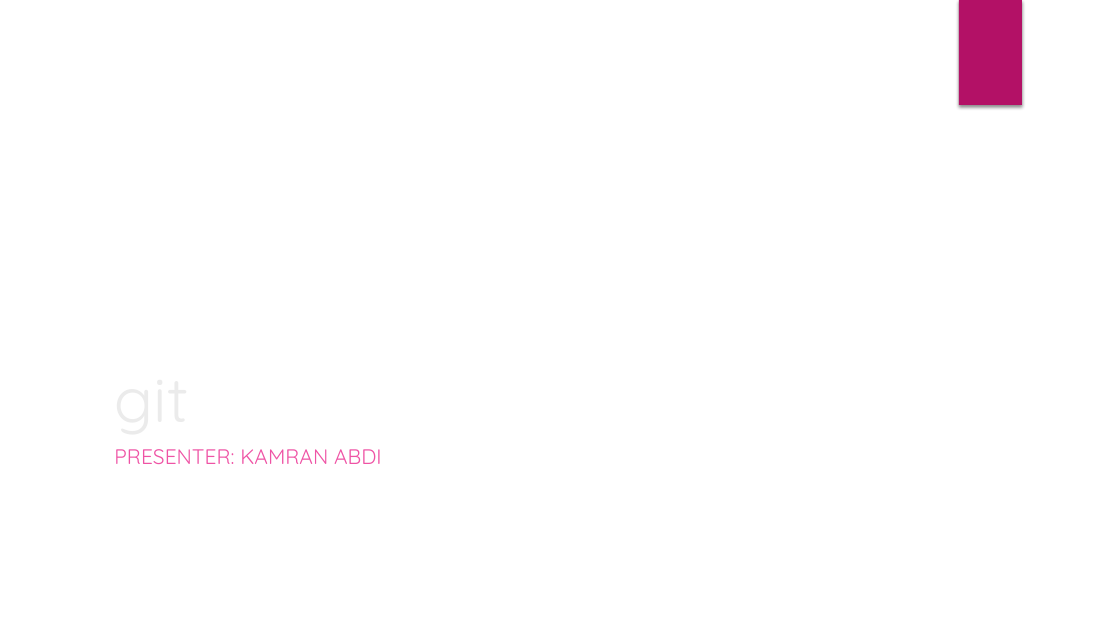
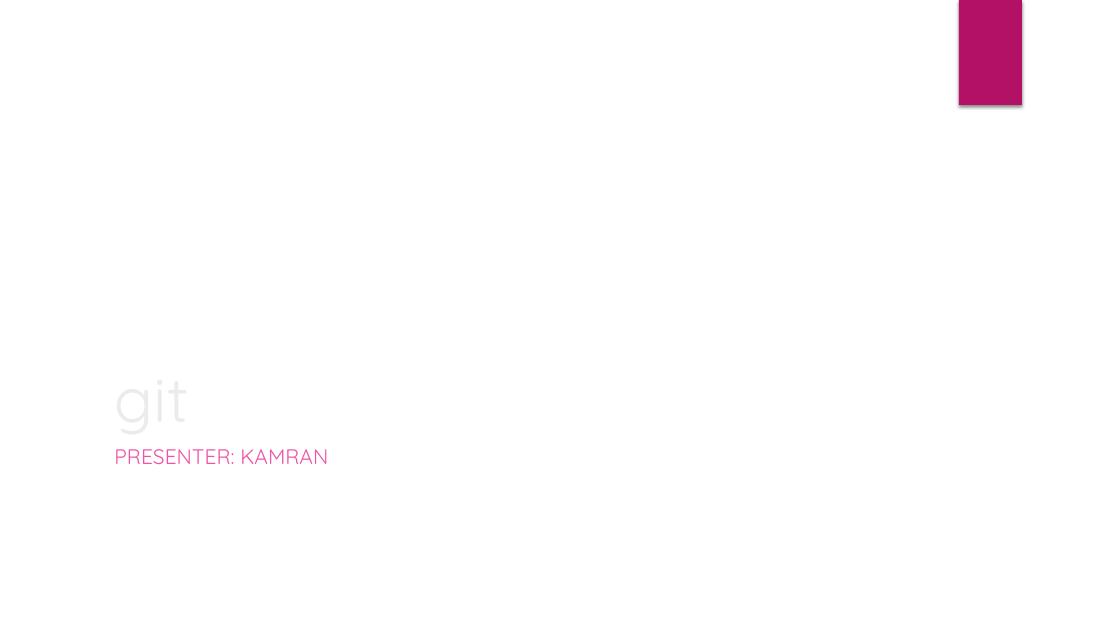
Before and after one commit to kamranabdicse/knowlege-management, a slide deck: slide 1 of git1.pptx. Drawn at 1120x630 pixels with LibreOffice and Linux fonts; fonts in the diff are those of the drawing; background and template pictures are left out. Boxes give left, top, right and bottom in pixels: in the first picture for what was removed or moved away, otherwise in the second. Text is boxed around its words. In the diff, an @@ line names an element or a change of style, - is before the commit and + after.

```diff
--- a/git1.pptx
+++ b/git1.pptx
@@ subtitle at (114, 449, 328, 464): text changed @@
-PRESENTER: KAMRAN ABDI
+PRESENTER: KAMRAN
```
Also in this commit, not shown: 1 other file.
